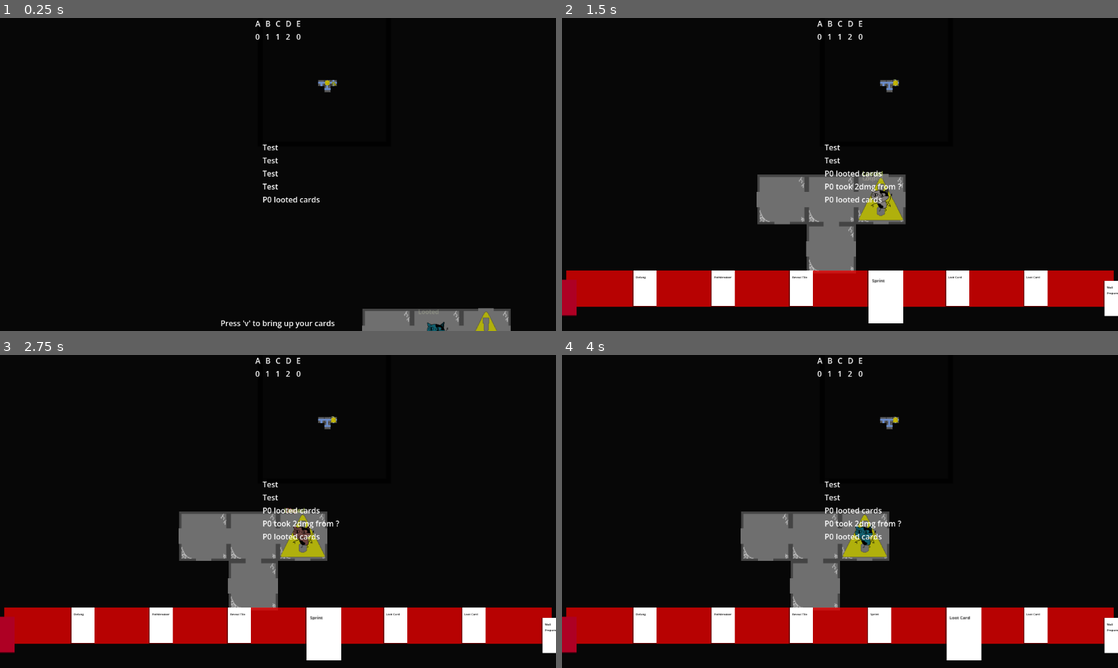
Above: before the commit, frames 1-4 (two rows, left to right).
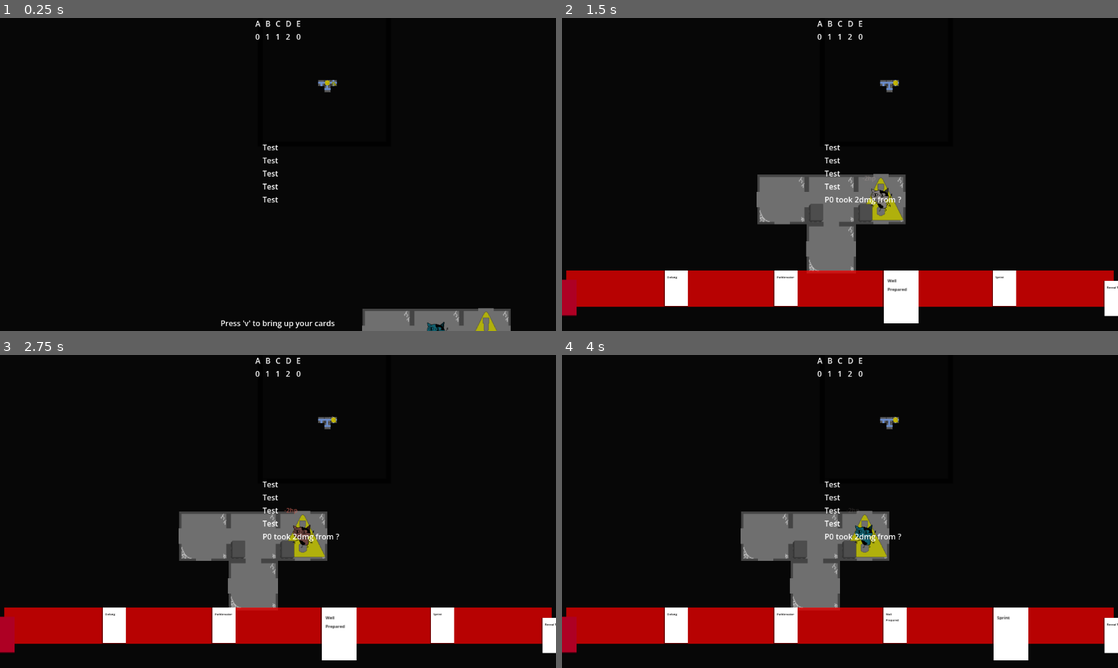
Above: after the commit, the same moments.

Repository: emrysshevek/gameganggame
Game: Godot game, scene res://scenes/GameScene.tscn
Same seed, same stepped clock (60 frames per second), same inputs: the game is played once before the commit and once after it.
Inputs (mouse positions are in pixels of both pictures, inside the frame that each line leads up to):
- Up to frame 1 (0.25 s): no input
- Up to frame 2 (1.5 s): tap V (debug_v) at 0.5, 1.25 s; move the mouse to (962, 158) at 0.52 s; hold D (move_right) 0.53-1.25 s; tap G (discard) at 0.6 s; click (962, 158) at 0.67 s; drag from (728, 190) to (812, 237) at 1.27 s
- Up to frame 3 (2.75 s): move the mouse to (333, 442) at 2.02 s; hold D (move_right) from 2.03 s (still down); tap C (toggle_cursor) at 2.1 s
- Up to frame 4 (4 s): release D (move_right) at 2.75 s; click "Draw" at 2.75 s; click "Discard" at 3.5 s

The runs differ from the first frame. In frame 1, 0.1% of the frame differs, in the area x 47-79%, y 21-95%; in frame 2, 5.4%; in frame 3, 5.5%; in frame 4, 6.1%, in the area x 12-100%, y 21-98%.

Commit message:
Loot cards no longer auto picked up

Diff:
--- a/scenes/tile.gd
+++ b/scenes/tile.gd
@@ -109,9 +109,6 @@
 	tile_entered.emit(self, entering_character.character_id)
 	if hazard != null:
 		hazard.trigger_enter_ability(entering_character)
-	#if any cards are on the tile in either grid pile they are currently all picked up and added
-	#to the characters hand
-	pickup_cards(entering_character)
 	characters.append(entering_character)
 	Events.tile_entered.emit(self, entering_character)
 
